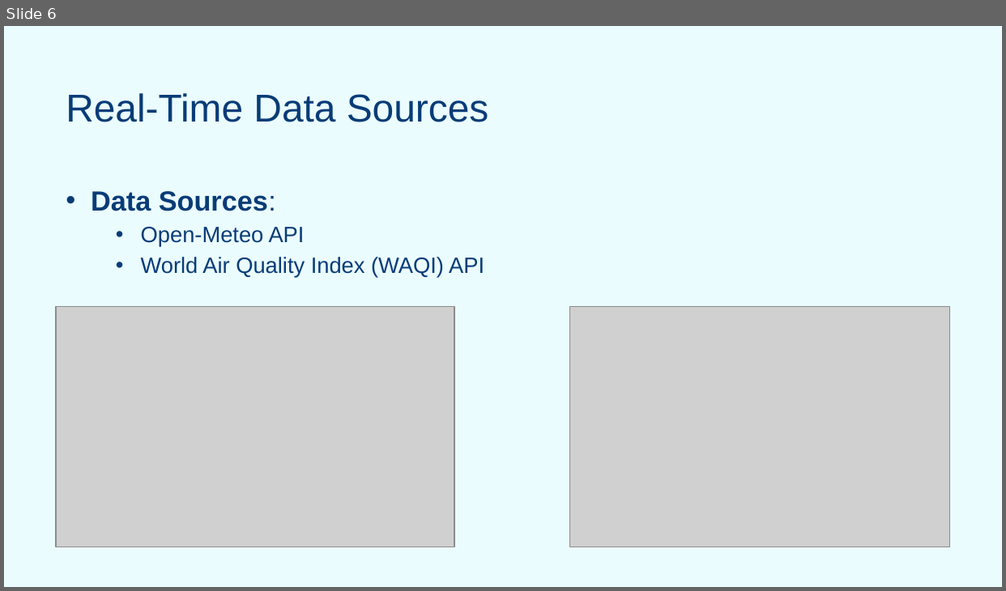
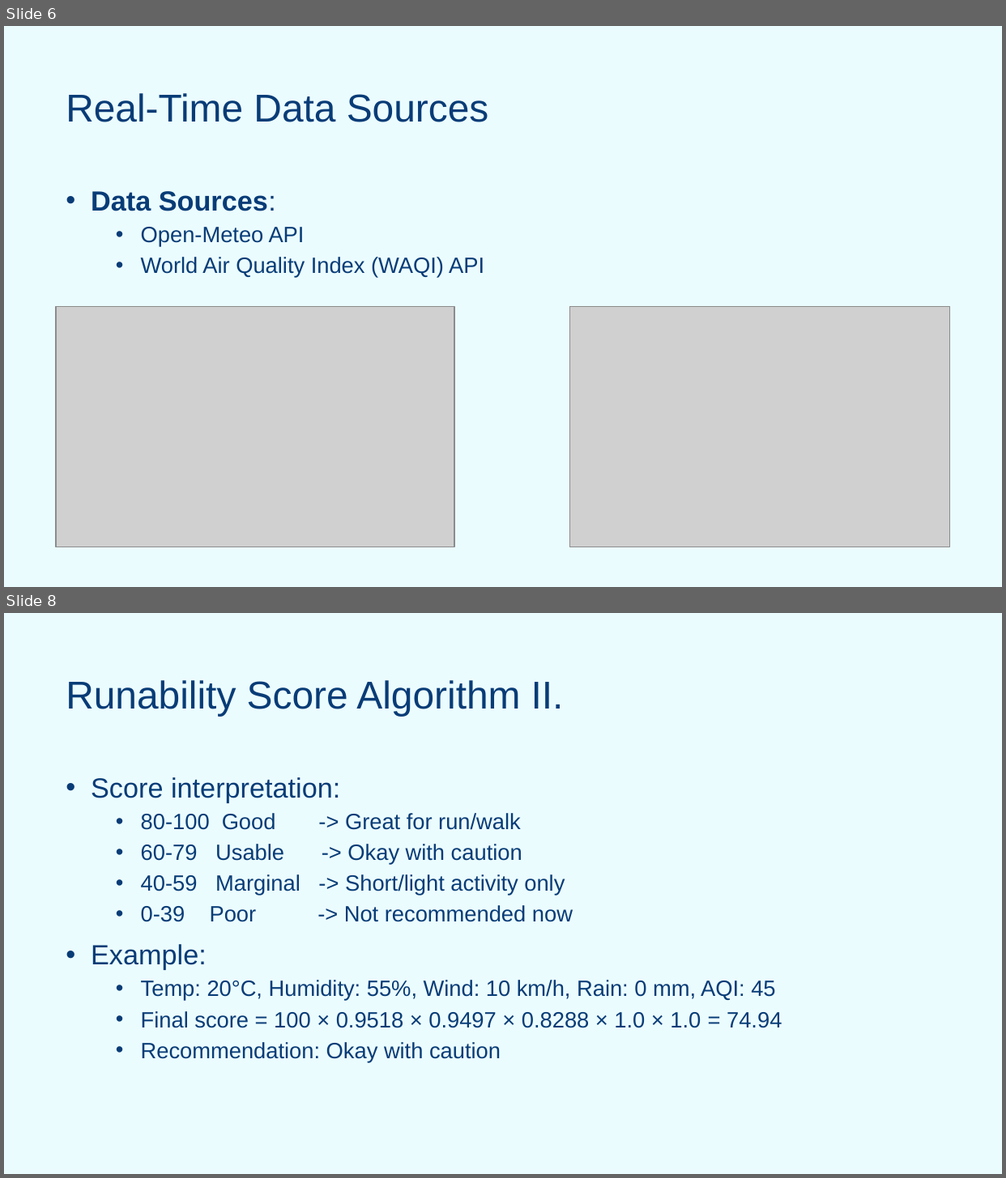
Before and after one commit to SzarkaMoric/RunReady, a slide deck: RunReady_2.pptx. Shown one above the other, each under a label of ours: slide 6 before the commit, slides 6 and 8 after it; the slides between them are not shown. The pictures are 1006x591 and 1006x1178 pixels, drawn with LibreOffice and Linux fonts; fonts in the diff are those of the drawing; grey boxes stand for pictures; background and template pictures are left out. Boxes give left, top, right and bottom in pixels: in the first picture for what was removed or moved away, otherwise in the second. Text is boxed around its words. In the diff, an @@ line names an element or a change of style, - is before the commit and + after.

```diff
--- a/RunReady_2.pptx
+++ b/RunReady_2.pptx
@@ slide 8 added at bbox=[4, 613, 1002, 1174], background picture (left out) @@
@@ text added at bbox=[66, 680, 564, 716], 28 pt, text #083C77 @@
+Runability Score Algorithm II.
@@ text added at bbox=[91, 777, 782, 1063], 16 pt, text #083C77 @@
+• Score interpretation:
+  • 80-100 Good -> Great for run/walk
+  • 60-79 Usable -> Okay with caution
+  • 40-59 Marginal -> Short/light activity only
+  • 0-39 Poor -> Not recommended now
+• Example:
+  • Temp: 20°C, Humidity: 55%, Wind: 10 km/h, Rain: 0 mm, AQI: 45
+  • Final score = 100 × 0.9518 × 0.9497 × 0.8288 × 1.0 × 1.0 = 74.94
+  • Recommendation: Okay with caution
```
Also in this commit, not shown: 1 slide changed, 1 other slide added, 2 slides removed, 1 other file.
